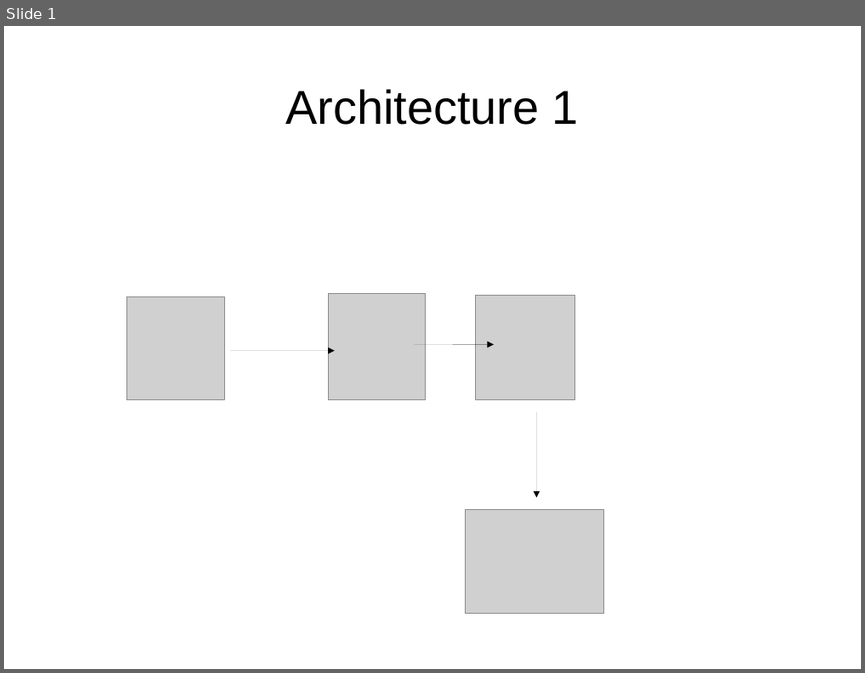
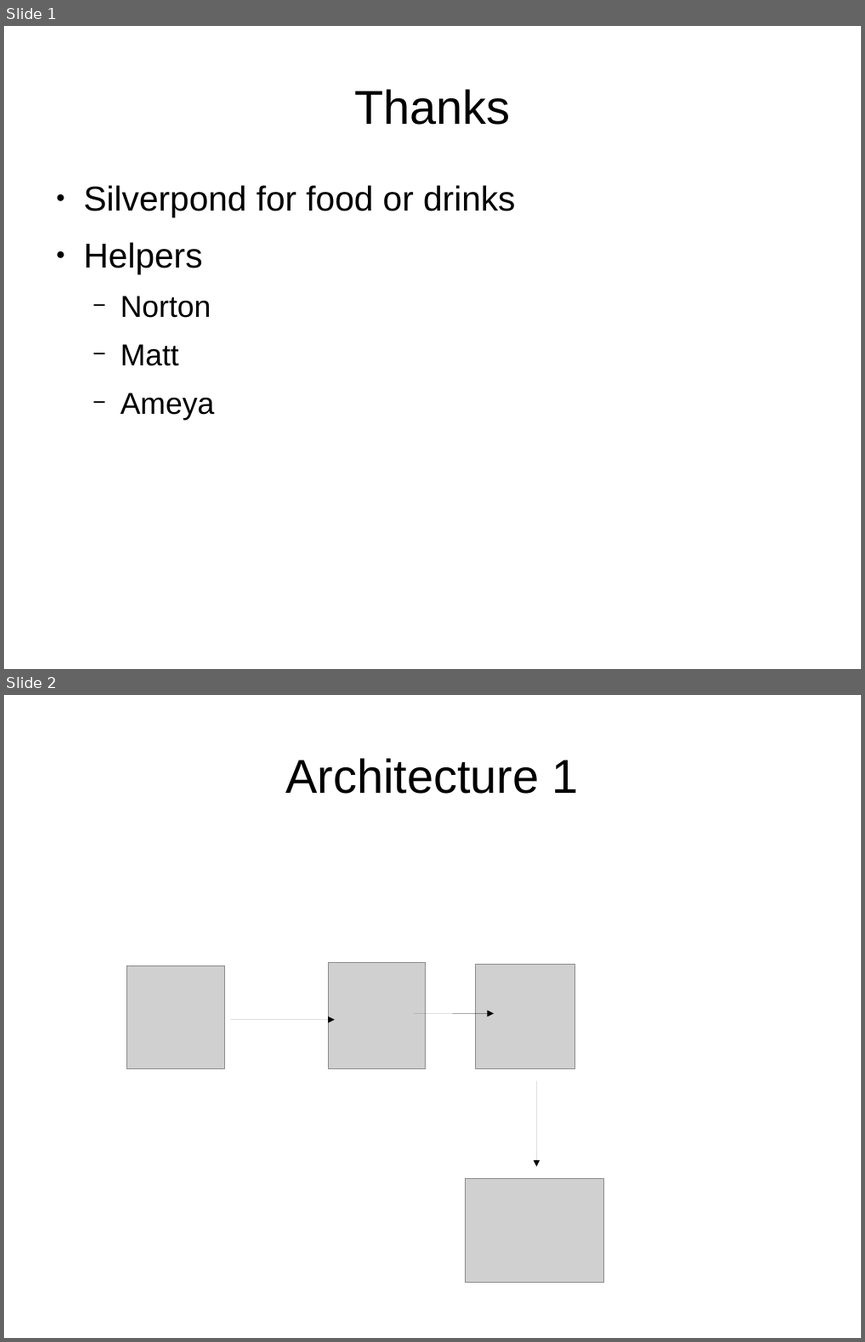
Before and after one commit to daghanacay/serverless-fileupload, a slide deck: documents/presentation.odp. Shown one above the other, each under a label of ours: slide 1 before the commit, slides 1 and 2 after it. The pictures are 865x673 and 865x1342 pixels, drawn with LibreOffice and Linux fonts; fonts in the diff are those of the drawing; grey boxes stand for pictures. Boxes give left, top, right and bottom in pixels: in the first picture for what was removed or moved away, otherwise in the second. Text is boxed around its words. In the diff, an @@ line names an element or a change of style, - is before the commit and + after.

```diff
--- a/documents/presentation.odp
+++ b/documents/presentation.odp
@@ slide 1 added at [4, 26, 861, 669], background #FFFFFF @@
@@ title added at [354, 89, 510, 125], 44 pt, text #000000 @@
+Thanks
@@ text added at [84, 185, 515, 420], 32 pt, text #000000 @@
+● Silverpond for food or drinks
+● Helpers
+  − Norton
+  − Matt
+  − Ameya
@@ what was slide 1 is now slide 2 @@
```
Also in this commit, not shown: 5 slides changed, 4 other slides added, 1 other file.
